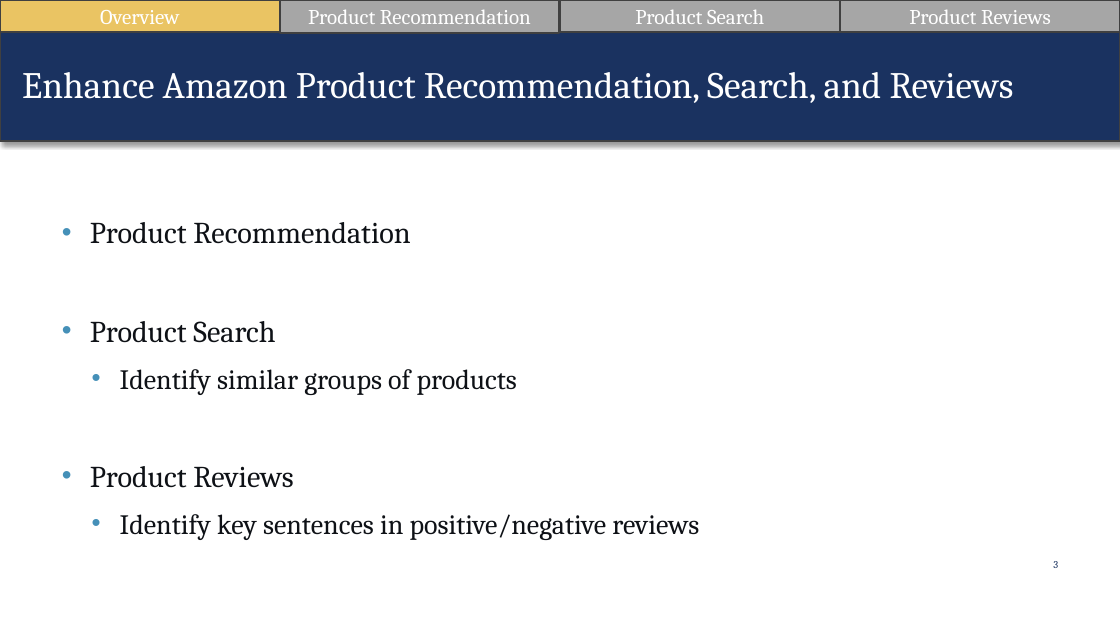
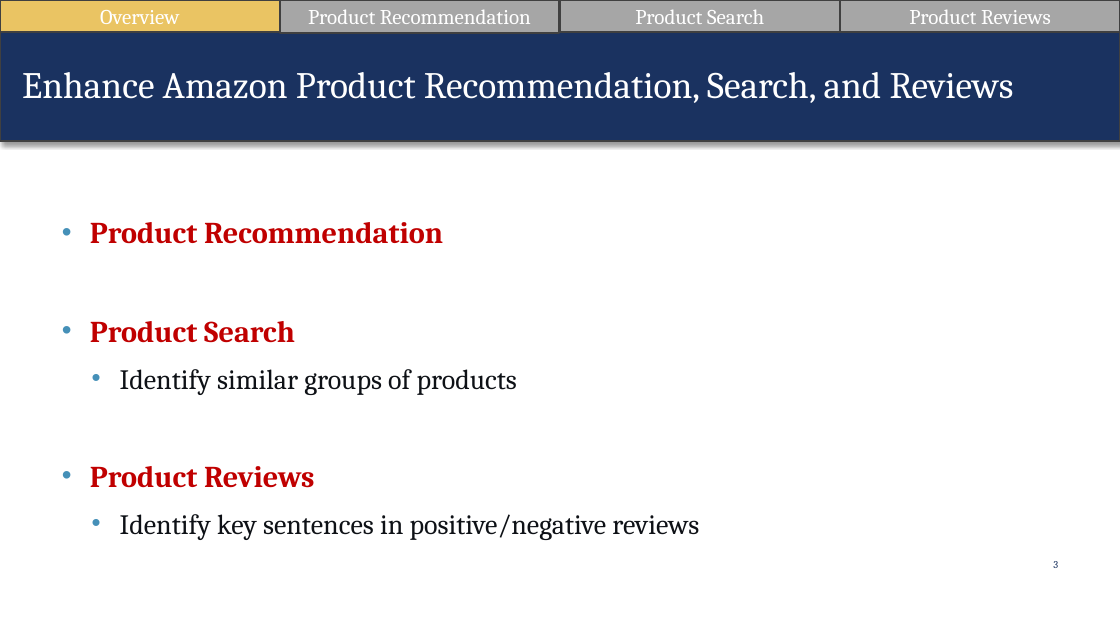
Before and after one commit to suesuyeonlim/final_project, a slide deck: slide 3 of Presentation.pptx. Drawn at 1120x630 pixels with LibreOffice and Linux fonts; fonts in the diff are those of the drawing. Boxes give left, top, right and bottom in pixels: in the first picture for what was removed or moved away, otherwise in the second. Text is boxed around its words. In the diff, an @@ line names an element or a change of style, - is before the commit and + after.

```diff
--- a/Presentation.pptx
+++ b/Presentation.pptx
@@ text at (90,222,443,488): text colour #0E1116 to #C00000, bold on in "Product Recommendation", "Product Search", "Product Reviews" @@
```
Also in this commit, not shown: 9 other slides changed, 1 other file.
